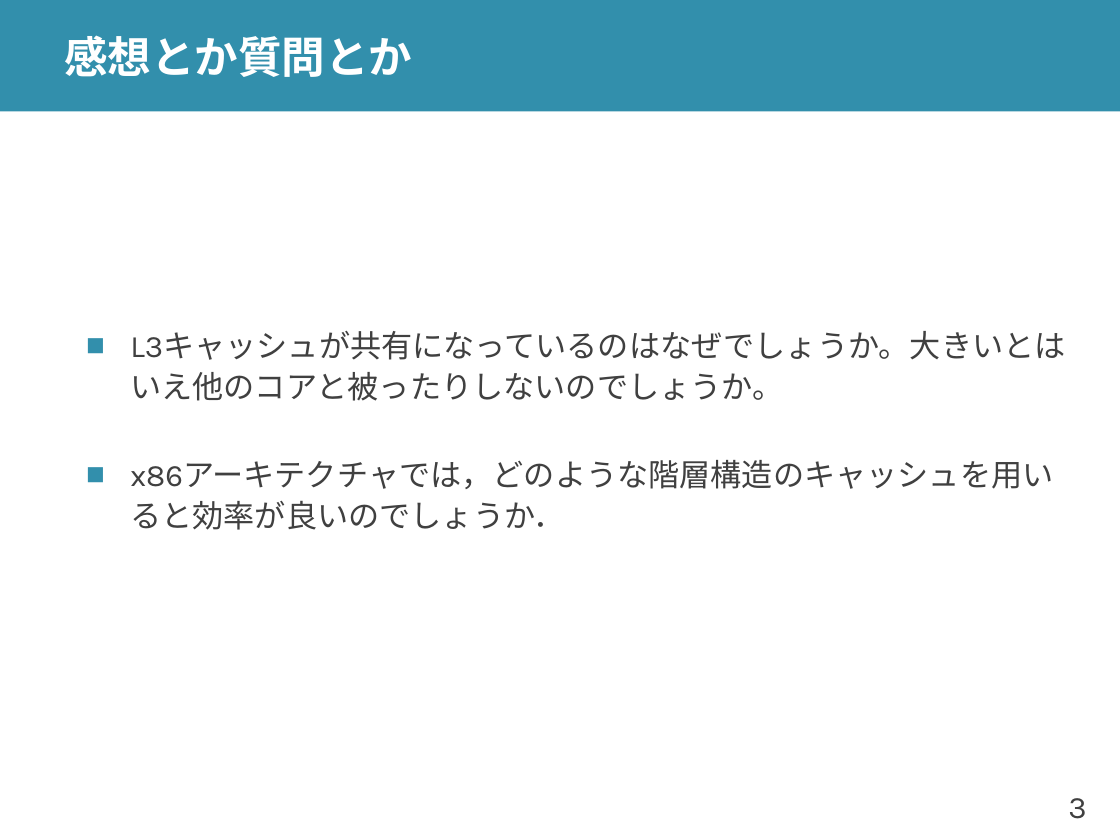
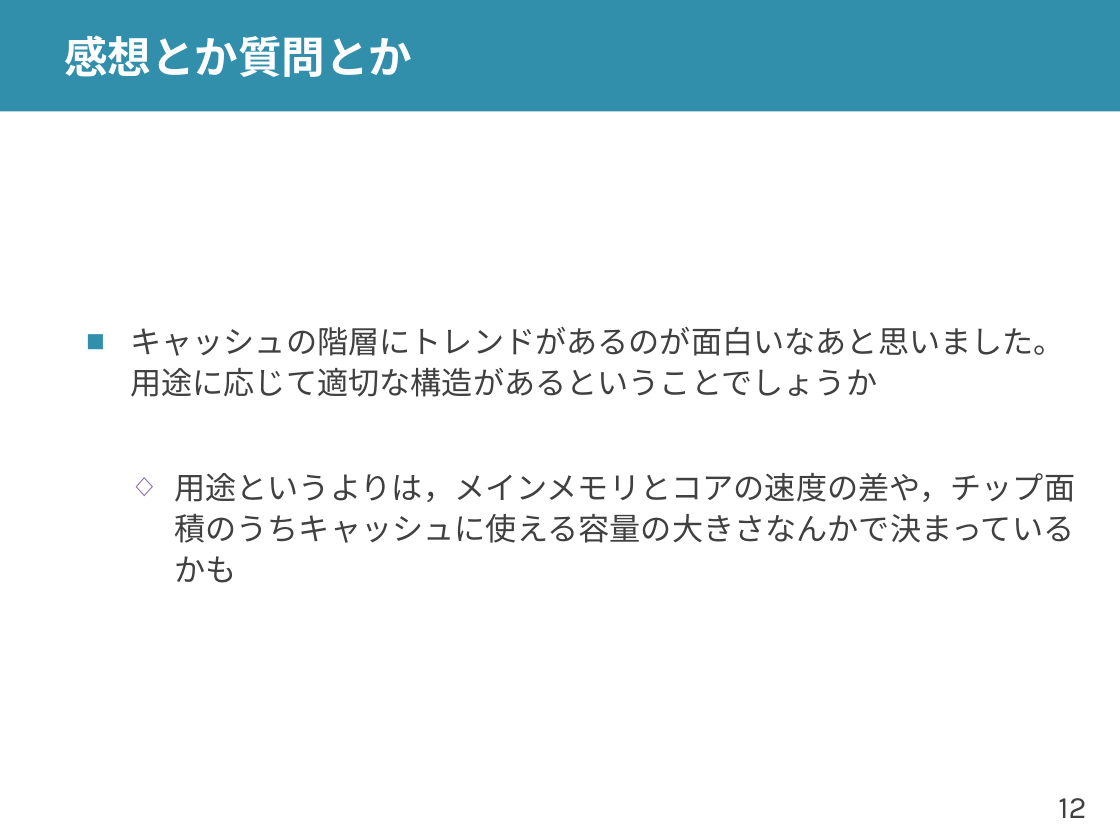
Before and after one commit to shioyadan/advanced-computer-organization, a slide deck: slide 12 of aco-shioya-13.pptx (slide 3 before the commit). Drawn at 1120x840 pixels with LibreOffice and Linux fonts; fonts in the diff are those of the drawing. Boxes give left, top, right and bottom in pixels: in the first picture for what was removed or moved away, otherwise in the second. Text is boxed around its words. In the diff, an @@ line names an element or a change of style, - is before the commit and + after.

```diff
--- a/aco-shioya-13.pptx
+++ b/aco-shioya-13.pptx
@@ text at box(130, 327, 1075, 583): text changed @@
-■ L3キャッシュが共有になっているのはなぜでしょうか。大きいとはいえ他のコアと被ったりしないのでしょうか。
-■ x86アーキテクチャでは，どのような階層構造のキャッシュを用いると効率が良いのでしょうか．
+■ キャッシュの階層にトレンドがあるのが面白いなあと思いました。用途に応じて適切な構造があるということでしょうか
+  ◇ 用途というよりは，メインメモリとコアの速度の差や，チップ面積のうちキャッシュに使える容量の大きさなんかで決まっているかも
@@ page number at box(1058, 798, 1086, 818): text changed @@
-3
+12
```
Also in this commit, not shown: 15 other slides changed, 8 slides added, 1 other file.
